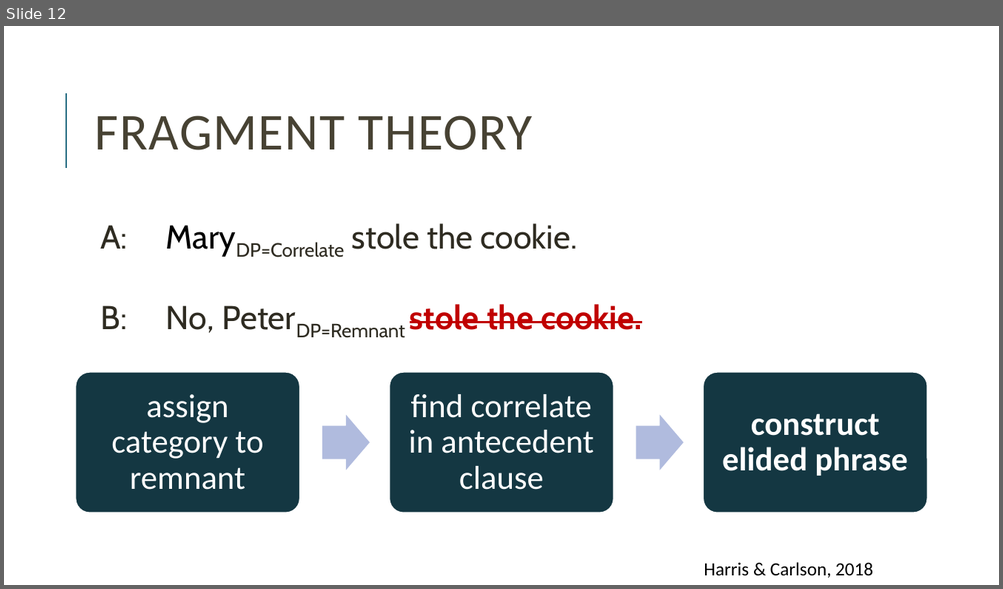
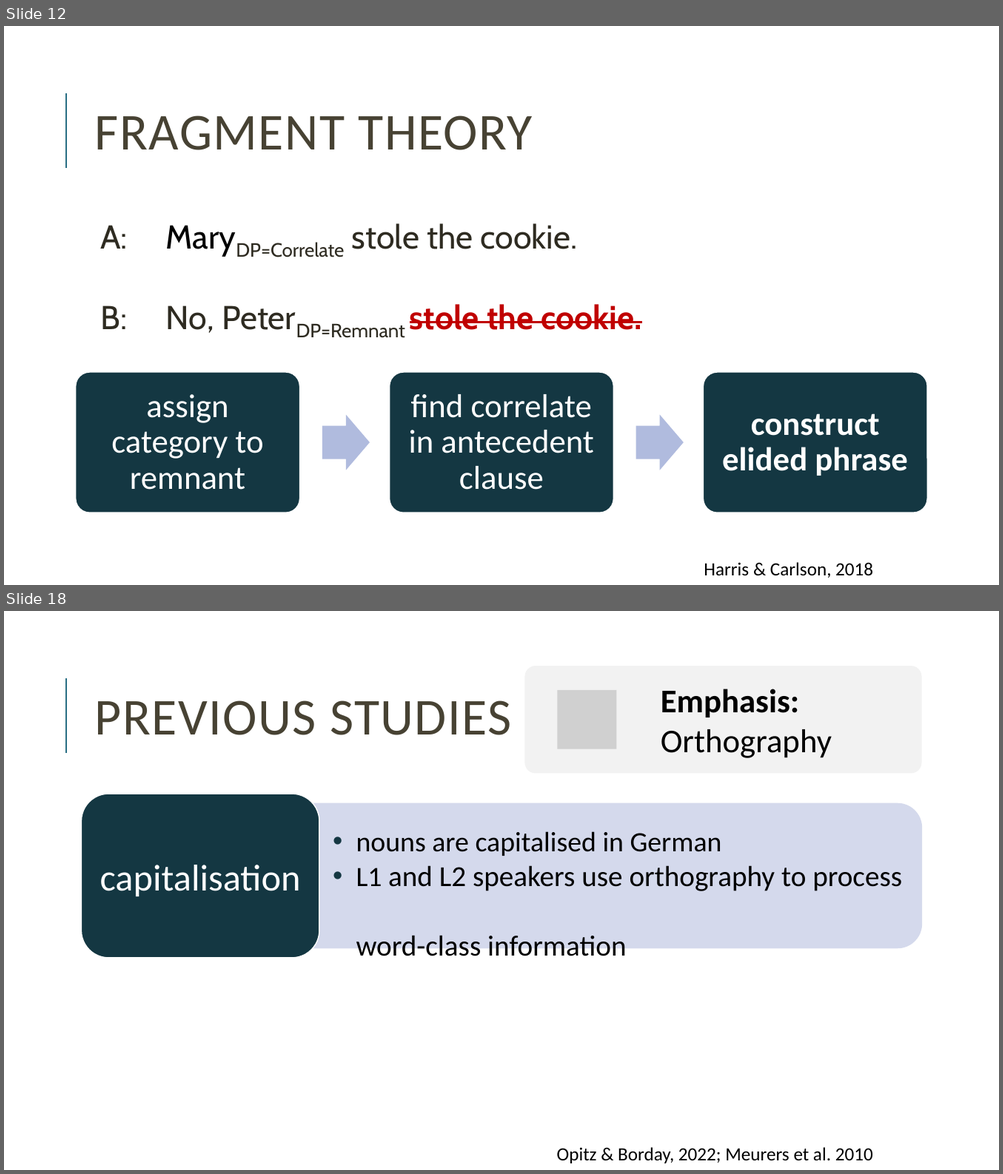
Before and after one commit to miriamschiele/MA, a slide deck: presentation/Miriam Schiele, MA presentation.pptx. Shown one above the other, each under a label of ours: slide 12 before the commit, slides 12 and 18 after it; the slides between them are not shown. The pictures are 1003x589 and 1003x1174 pixels, drawn with LibreOffice and Linux fonts; fonts in the diff are those of the drawing; grey boxes stand for pictures. Boxes give left, top, right and bottom in pixels: in the first picture for what was removed or moved away, otherwise in the second. Text is boxed around its words. In the diff, an @@ line names an element or a change of style, - is before the commit and + after.

```diff
--- a/presentation/Miriam Schiele, MA presentation.pptx
+++ b/presentation/Miriam Schiele, MA presentation.pptx
@@ slide 18 added at box(4, 611, 999, 1170), background #FFFFFF; not listed: 1 template element that a slide beside it also shows @@
@@ rounded rectangle added at box(525, 666, 922, 773), fill #F2F2F2 @@
@@ picture added at box(558, 690, 617, 749) @@
@@ text added at box(660, 689, 831, 758), 32 pt, text #000000 @@
+Emphasis:
+Orthography
@@ title added at box(95, 701, 511, 735), 50 pt, text #474233 @@
+PREVIOUS STUDIES
@@ rounded rectangle added at box(82, 794, 319, 958), fill #143742, outline #FFFFFF 1 pt, 36 pt, text #FFFFFF @@
+capitalisation
@@ rounded rectangle added at box(196, 803, 922, 948), fill #D4D9EC, outline #D4D9EC 1 pt @@
@@ text added at box(356, 832, 902, 963), 28 pt, text #000000 @@
+• nouns are capitalised in German
+• L1 and L2 speakers use orthography to process
+  word-class information
@@ text added at box(557, 1147, 873, 1164), 18 pt, text #000000 @@
+Opitz & Borday, 2022; Meurers et al. 2010
```
Also in this commit, not shown: 3 slides changed, 3 other slides added.
